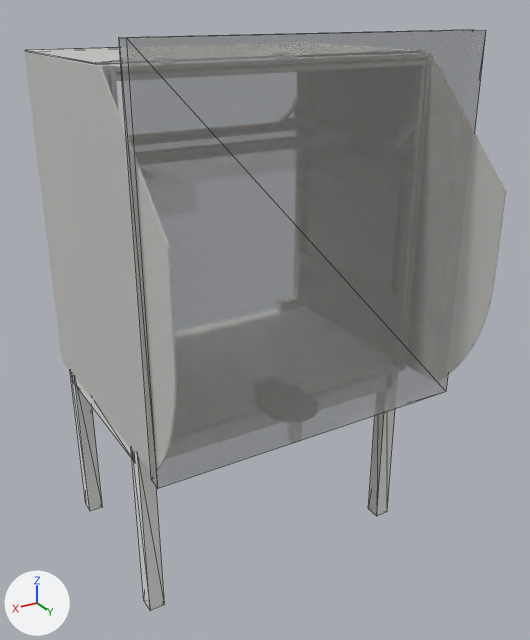
Two versions of the glTF model cel/paradaim_cel.glb, one commit apart.
Camera for both pictures: a 50 mm camera at (1.31, 2.44, 2.13) aimed at (-0.03, 0.22, 1.01). The axes (+X, +Y, +Z) are drawn at lower left. The lights are the same throughout. The older version comes first. Mesh edges are drawn as thin lines on the coarser meshes. Vertices at exactly the same position are counted once.

Objects in the first picture: 'achterdoek', 'constructie', 'deksel', 'onderstel'.
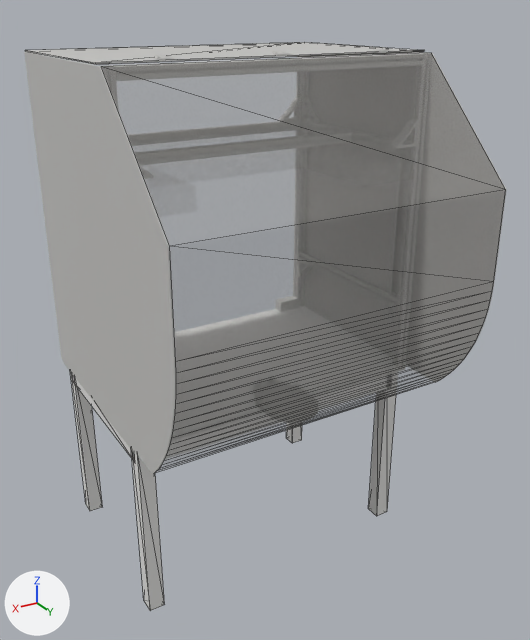
Boxes [x1, y1, x2, y2] around the edits, measured in the pictures (530 x 640 px):
'achterdoek', reshaped (10% wider, 8% shorter): before [119, 30, 486, 489]; after [102, 53, 506, 473]

Edits to the bpy script that builds the scene:
```text
Change me_achterdoek:
    used by ob_achterdoek; location = (0.0, 0.0, 0.0)
    remove me_achterdoek.from_pydata(...)  # 8 vertices, 12 faces; spans x -0.61..0.61, y 0.575..0.63, z 0.73..2.05
    add me_achterdoek.from_pydata(...)  # 38 vertices, 36 faces; spans x -0.6..0.6, y 0.397..0.8, z 0.75..1.97
    me_achterdoek part 1: the whole mesh is rebuilt
```
